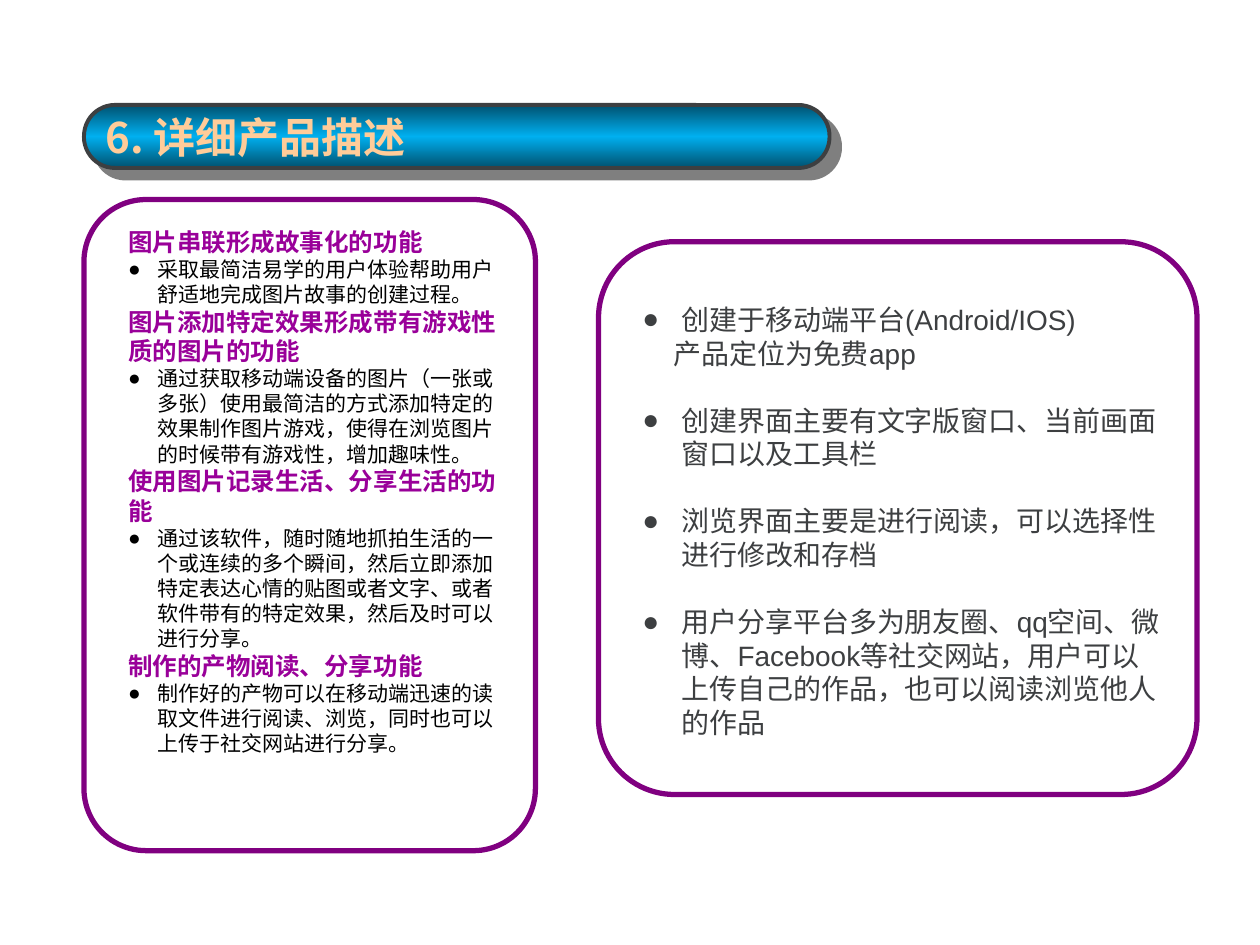
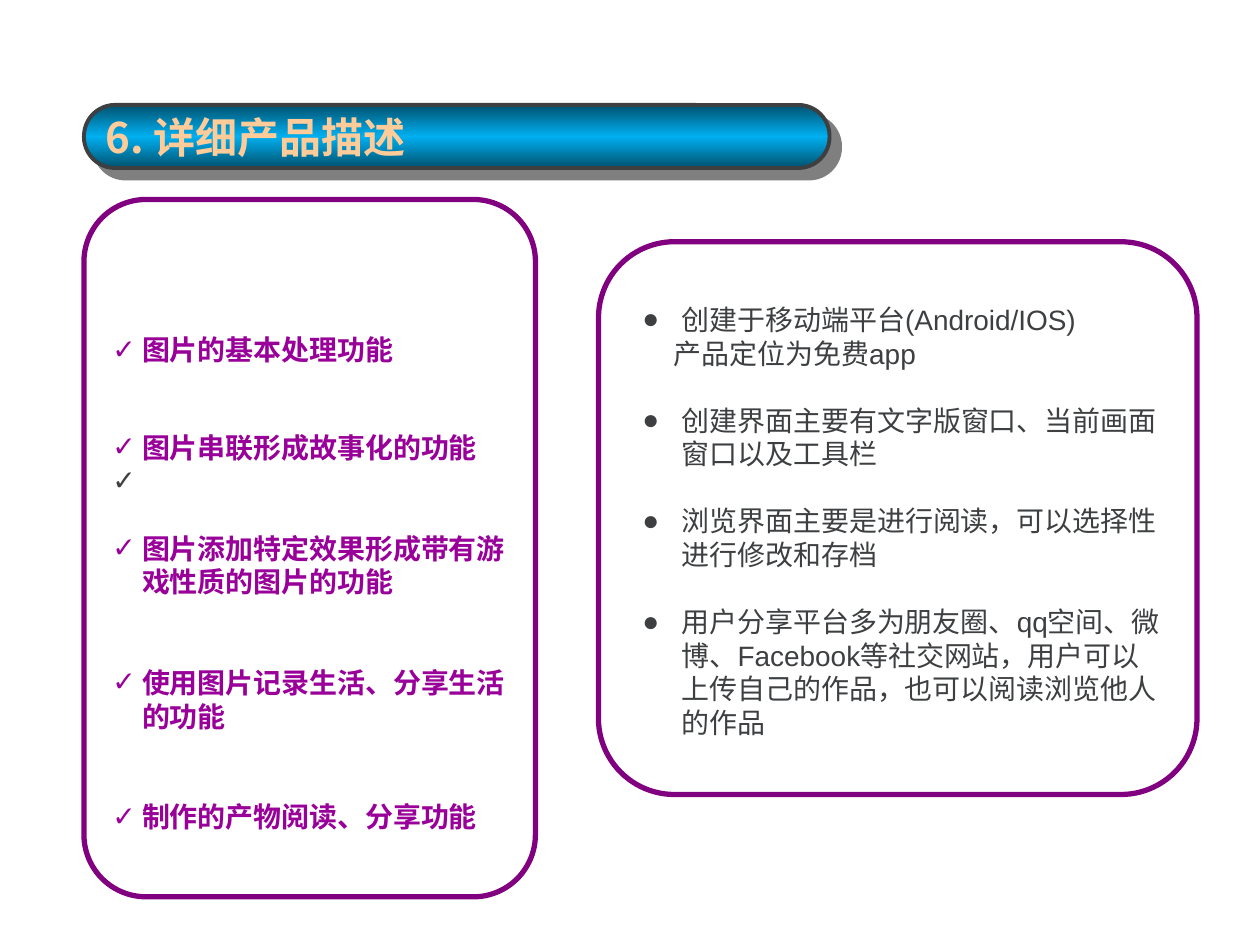
Before and after one commit to cylong1016/Via, a slide deck: slide 8 of doc/商业企划书_new.ppt. Drawn at 1260x945 pixels with LibreOffice and Linux fonts; fonts in the diff are those of the drawing; background and template pictures are left out. Boxes give left, top, right and bottom in pixels: in the first picture for what was removed or moved away, otherwise in the second. Text is boxed around its words. In the diff, an @@ line names an element or a change of style, - is before the commit and + after.

```diff
--- a/doc/商业企划书_new.ppt
+++ b/doc/商业企划书_new.ppt
@@ freeform shape: place and size @@
-freeform shape at bbox=[84, 199, 536, 850]
+freeform shape at bbox=[84, 199, 536, 896]
@@ text at bbox=[158, 259, 494, 304]: paragraph removed @@
-● 采取最简洁易学的用户体验帮助用户舒适地完成图片故事的创建过程。
@@ text "图片的基本处理功能": place and size @@
-text "图片的基本处理功能" at bbox=[128, 230, 496, 753]
+text "图片的基本处理功能" at bbox=[142, 336, 505, 830]
@@ text at bbox=[142, 336, 393, 363]: paragraph added @@
+✓ 图片的基本处理功能
@@ text at bbox=[158, 368, 494, 464]: paragraph removed @@
-● 通过获取移动端设备的图片（一张或多张）使用最简洁的方式添加特定的效果制作图片游戏，使得在浏览图片的时候带有游戏性，增加趣味性。
@@ text at bbox=[142, 434, 505, 830]: size 14 to 16 pt in "图片串联形成故事化的功能", "图片添加特定效果形成带有游戏性质的图片的功能", "使用图片记录生活、分享生活的功能", "制作的产物阅读、分享功能"; bullet none to ✓ @@
@@ text at bbox=[158, 528, 494, 648]: paragraph removed @@
-● 通过该软件，随时随地抓拍生活的一个或连续的多个瞬间，然后立即添加特定表达心情的贴图或者文字、或者软件带有的特定效果，然后及时可以进行分享。
@@ text at bbox=[158, 683, 494, 753]: paragraph removed @@
-● 制作好的产物可以在移动端迅速的读取文件进行阅读、浏览，同时也可以上传于社交网站进行分享。
```
Also in this commit, not shown: 8 other slides changed, 2 other files.
